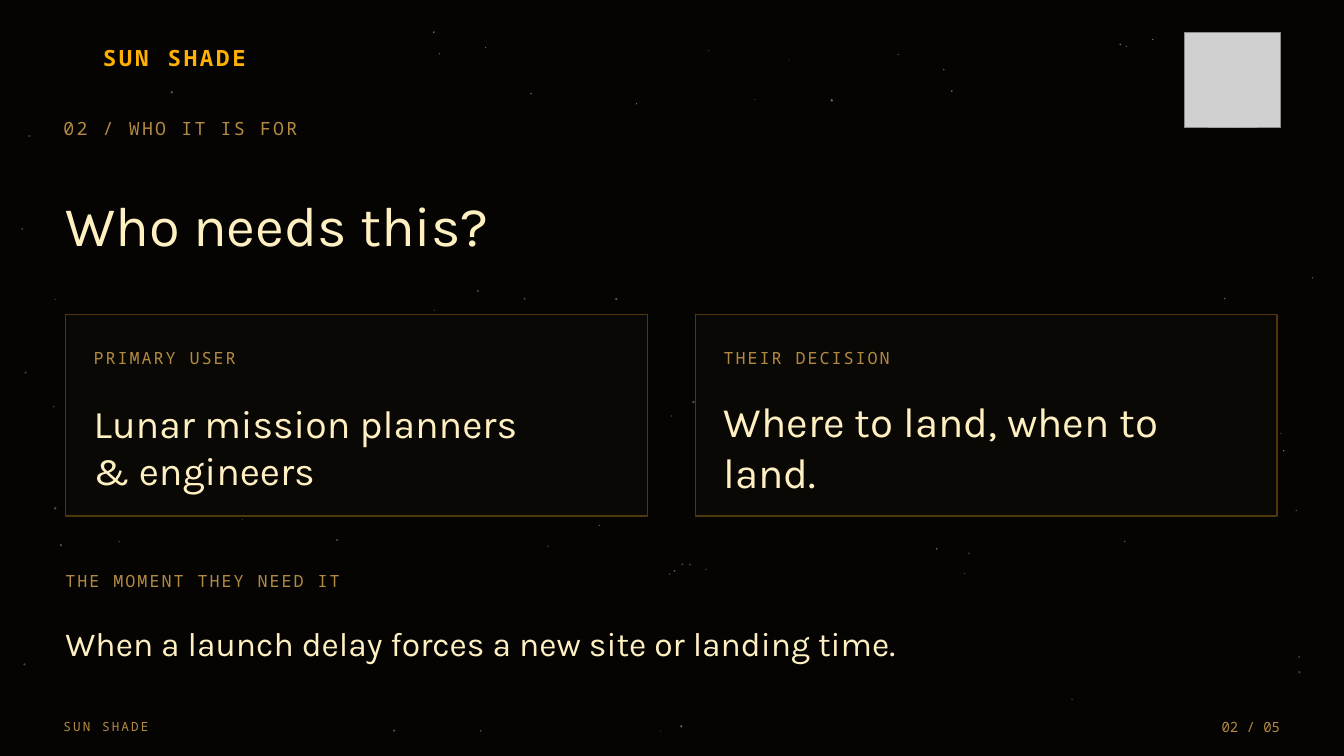
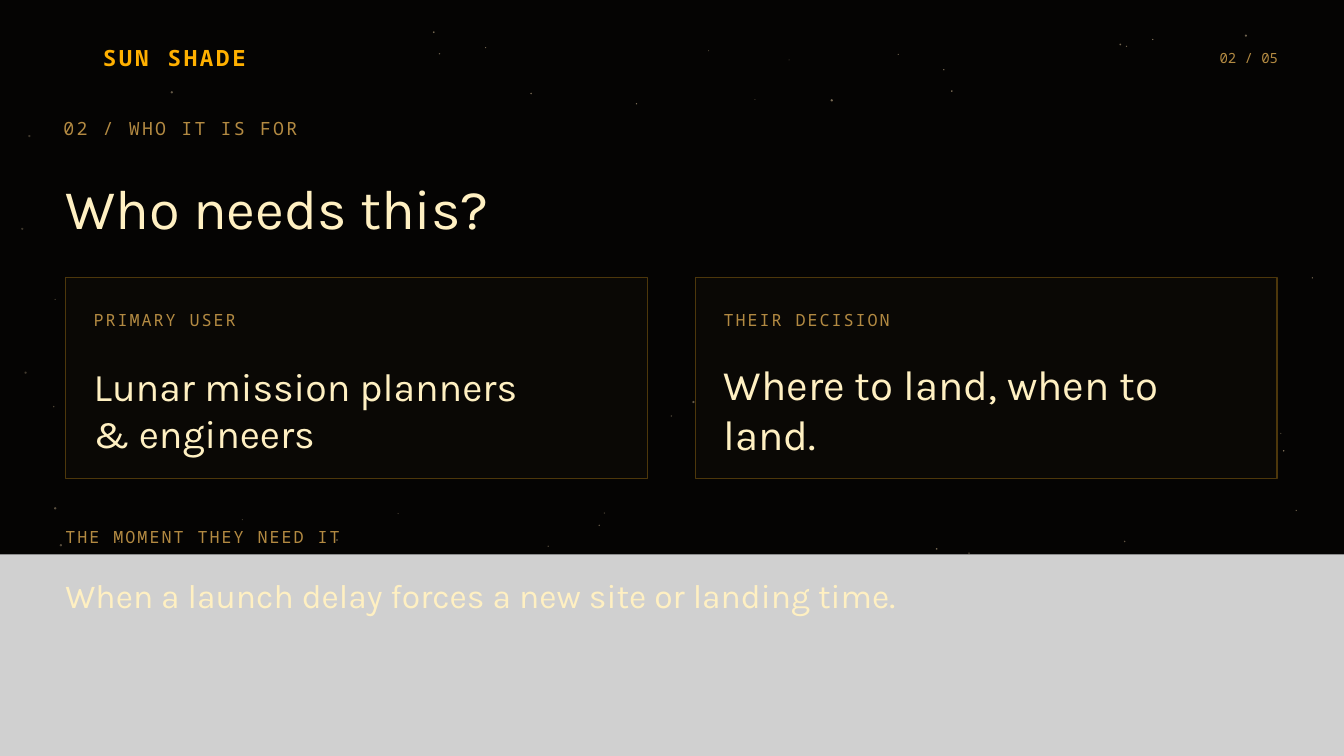
Before and after one commit to jackzyx/hackslop-lunar, a slide deck: slide 2 of docs/sun-shade-pitch-v3.pptx. Drawn at 1344x756 pixels with LibreOffice and Linux fonts; fonts in the diff are those of the drawing; grey boxes stand for pictures. Boxes give left, top, right and bottom in pixels: in the first picture for what was removed or moved away, otherwise in the second. Text is boxed around its words. In the diff, an @@ line names an element or a change of style, - is before the commit and + after.

```diff
--- a/docs/sun-shade-pitch-v3.pptx
+++ b/docs/sun-shade-pitch-v3.pptx
@@ picture removed at bbox=[1185, 32, 1280, 128] @@
@@ text "02 / 05": place and size @@
-text "02 / 05" at bbox=[1222, 722, 1280, 732]
+text "02 / 05" at bbox=[1220, 53, 1278, 63]
@@ ellipse added at bbox=[1245, 34, 1247, 36], fill #FFE2B4 at 42% opacity @@
@@ text "Who needs this?": place and size @@
-text "Who needs this?" at bbox=[65, 207, 489, 247]
+text "Who needs this?" at bbox=[65, 190, 489, 230]
@@ rectangle: place and size @@
-rectangle at bbox=[66, 315, 647, 516]
+rectangle at bbox=[66, 277, 647, 479]
@@ rectangle: place and size @@
-rectangle at bbox=[696, 315, 1277, 516]
+rectangle at bbox=[696, 277, 1277, 479]
@@ ellipse removed at bbox=[418, 316, 420, 318] @@
@@ 4 texts: place and size @@
-4 texts at bbox=[94, 352, 1159, 495]
+4 texts at bbox=[94, 314, 1159, 458]
@@ text "THE MOMENT THEY NEED IT": place and size @@
-text "THE MOMENT THEY NEED IT" at bbox=[65, 575, 340, 587]
+text "THE MOMENT THEY NEED IT" at bbox=[65, 531, 340, 543]
@@ ellipse added at bbox=[397, 513, 398, 514], fill #FFE2B4 at 27% opacity @@
@@ ellipse: place and size @@
-ellipse at bbox=[706, 569, 707, 570]
+ellipse at bbox=[604, 512, 605, 513]
@@ ellipse at bbox=[604, 512, 605, 513]: fill #FFE2B4 at 42% opacity to #FFE2B4 at 22% opacity @@
@@ picture added at bbox=[0, 555, 1344, 756] @@
@@ ellipse removed at bbox=[682, 564, 684, 566] @@
@@ ellipse removed at bbox=[689, 564, 691, 566] @@
@@ ellipse removed at bbox=[668, 574, 670, 576] @@
@@ ellipse removed at bbox=[674, 571, 676, 573] @@
@@ ellipse removed at bbox=[964, 573, 965, 574] @@
@@ text removed at bbox=[65, 633, 895, 665] @@
-When a launch delay forces a new site or landing time.
@@ ellipse removed at bbox=[1299, 656, 1300, 657] @@
@@ ellipse removed at bbox=[23, 663, 25, 665] @@
@@ ellipse removed at bbox=[1299, 671, 1301, 674] @@
@@ ellipse removed at bbox=[1072, 699, 1073, 700] @@
@@ text removed at bbox=[63, 722, 148, 731] @@
-SUN SHADE
@@ ellipse removed at bbox=[393, 730, 395, 732] @@
@@ ellipse removed at bbox=[480, 730, 481, 731] @@
@@ ellipse removed at bbox=[660, 731, 661, 732] @@
@@ ellipse removed at bbox=[681, 726, 683, 728] @@
```
Also in this commit, not shown: 5 other slides changed, 2 other files.
